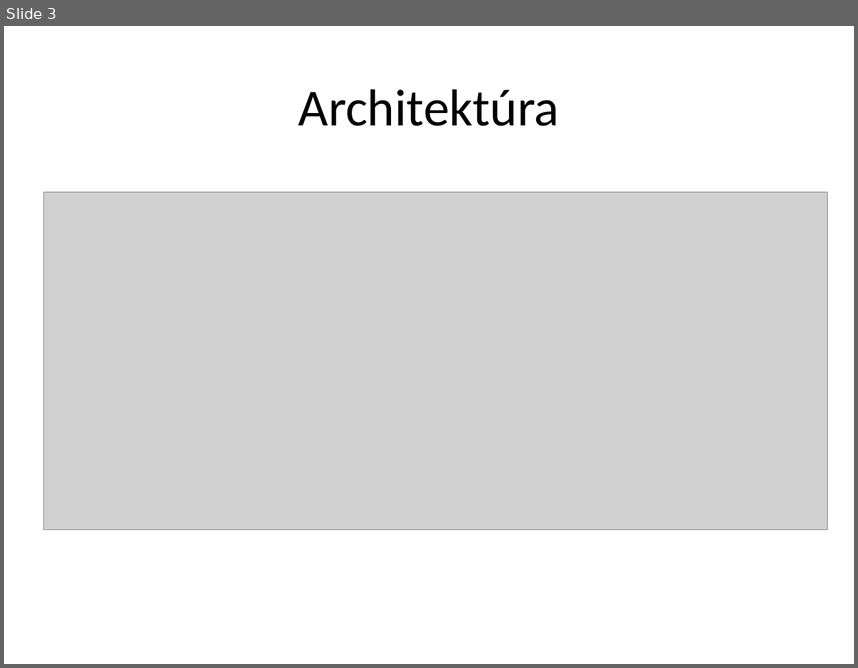
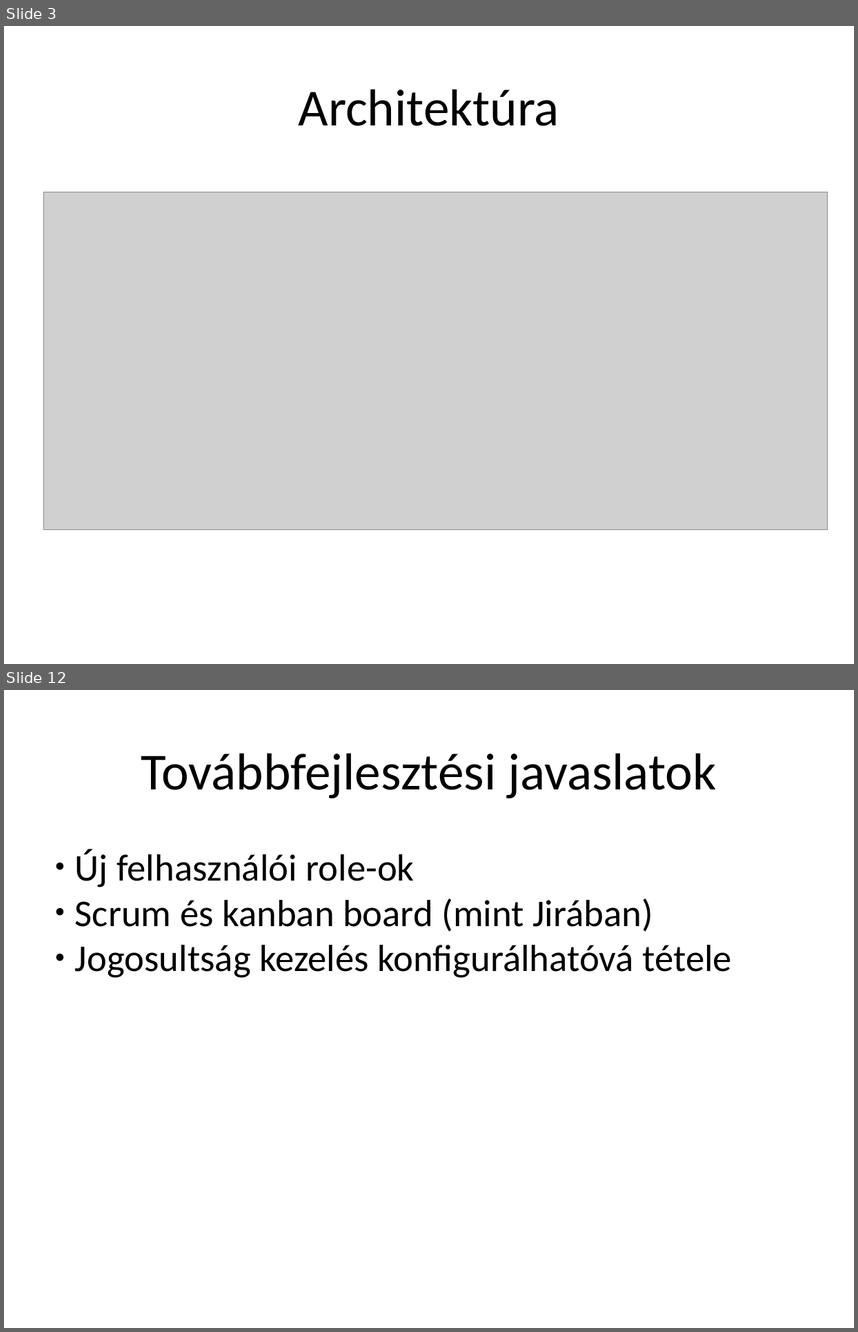
Before and after one commit to borlayda/Stump, a slide deck: Szarch-prezi.pptx. Shown one above the other, each under a label of ours: slide 3 before the commit, slides 3 and 12 after it; the slides between them are not shown. The pictures are 858x668 and 858x1332 pixels, drawn with LibreOffice and Linux fonts; fonts in the diff are those of the drawing; grey boxes stand for pictures. Boxes give left, top, right and bottom in pixels: in the first picture for what was removed or moved away, otherwise in the second. Text is boxed around its words. In the diff, an @@ line names an element or a change of style, - is before the commit and + after.

```diff
--- a/Szarch-prezi.pptx
+++ b/Szarch-prezi.pptx
@@ slide 12 added at (x1=4, y1=690, x2=854, y2=1328), background #FFFFFF @@
@@ text added at (x1=141, y1=753, x2=716, y2=798), 44 pt, text #000000 @@
+Továbbfejlesztési javaslatok
@@ text added at (x1=75, y1=849, x2=732, y2=978), 32 pt, text #000000 @@
+● Új felhasználói role-ok
+● Scrum és kanban board (mint Jirában)
+● Jogosultság kezelés konfigurálhatóvá tétele
```
Also in this commit, not shown: 6 slides changed, 4 other slides added, 5 slides removed.
